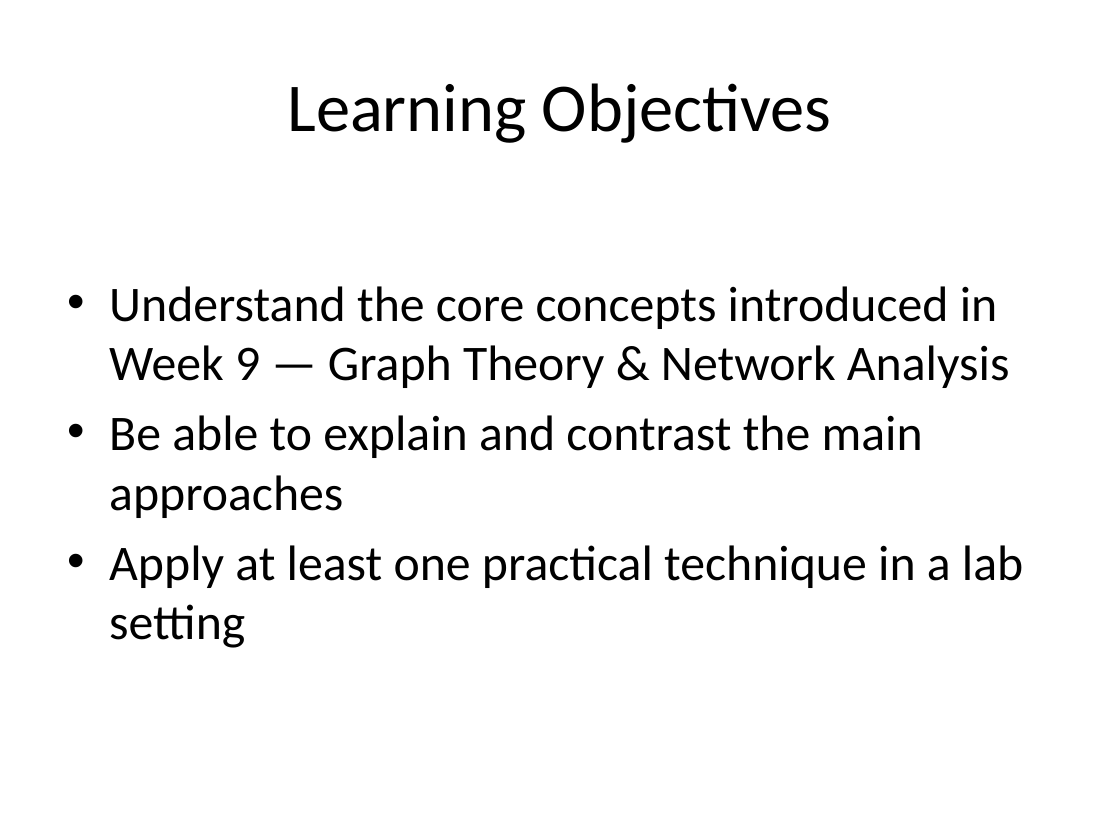
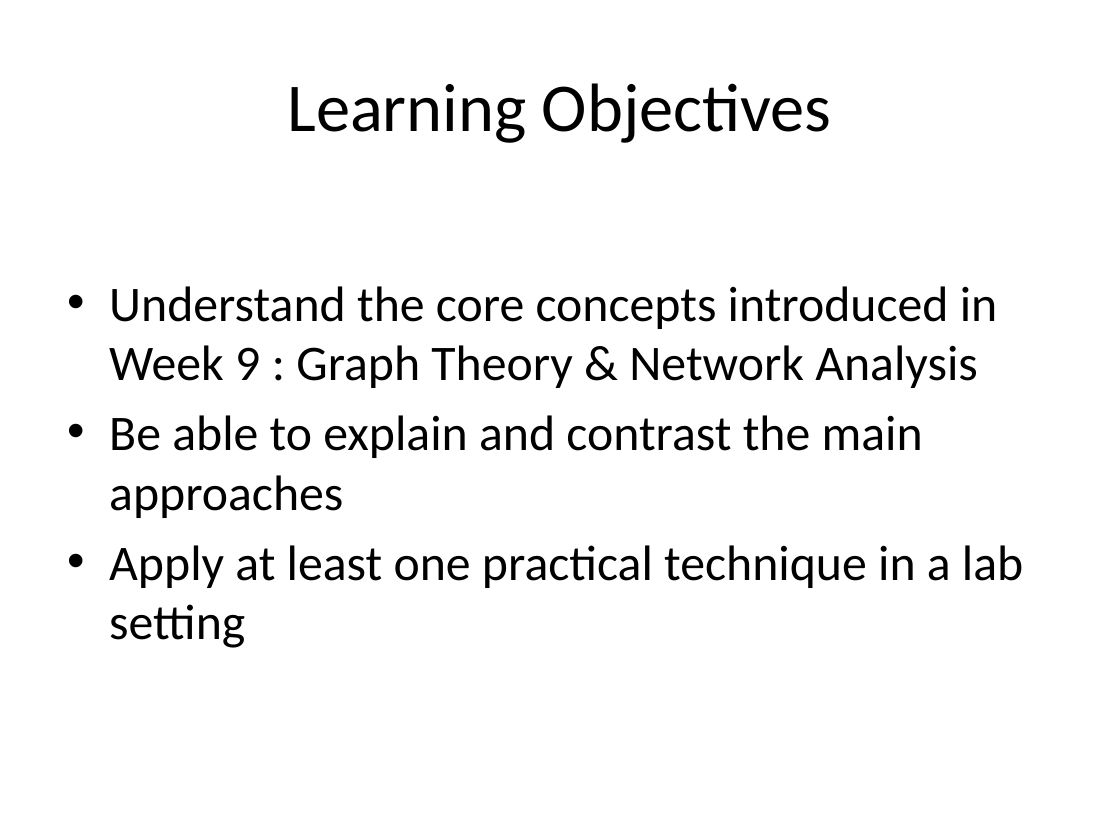
Before and after one commit to neelsoumya/teaching_big_data_analytics, a slide deck: slide 36 of Big_Data_Analytics_12_Lectures.pptx (slide 34 before the commit). Drawn at 1120x840 pixels with LibreOffice and Linux fonts; fonts in the diff are those of the drawing. Boxes give left, top, right and bottom in pixels: in the first picture for what was removed or moved away, otherwise in the second. Text is boxed around its words. In the diff, an @@ line names an element or a change of style, - is before the commit and + after.

```diff
--- a/Big_Data_Analytics_12_Lectures.pptx
+++ b/Big_Data_Analytics_12_Lectures.pptx
@@ text at (109,286,998,388): text changed @@
-• Understand the core concepts introduced in Week 9 — Graph Theory & Network Analysis
+• Understand the core concepts introduced in Week 9 : Graph Theory & Network Analysis
```
Also in this commit, not shown: 13 other slides changed, 2 slides added, 3 other files.
